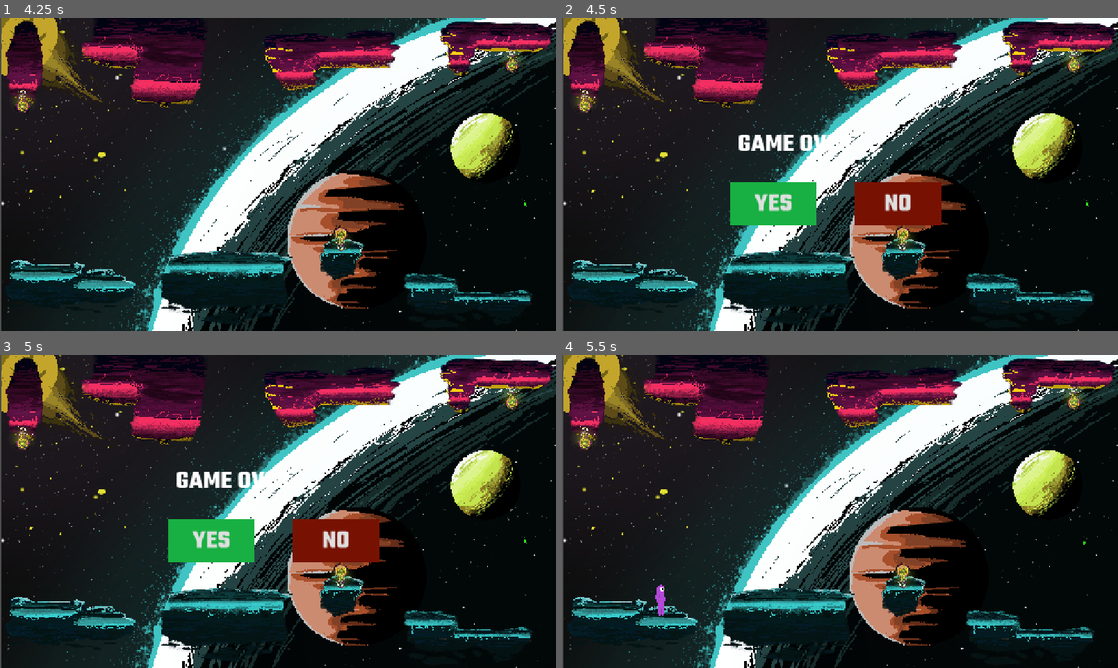
Above: before the commit, frames 1-4 (two rows, left to right).
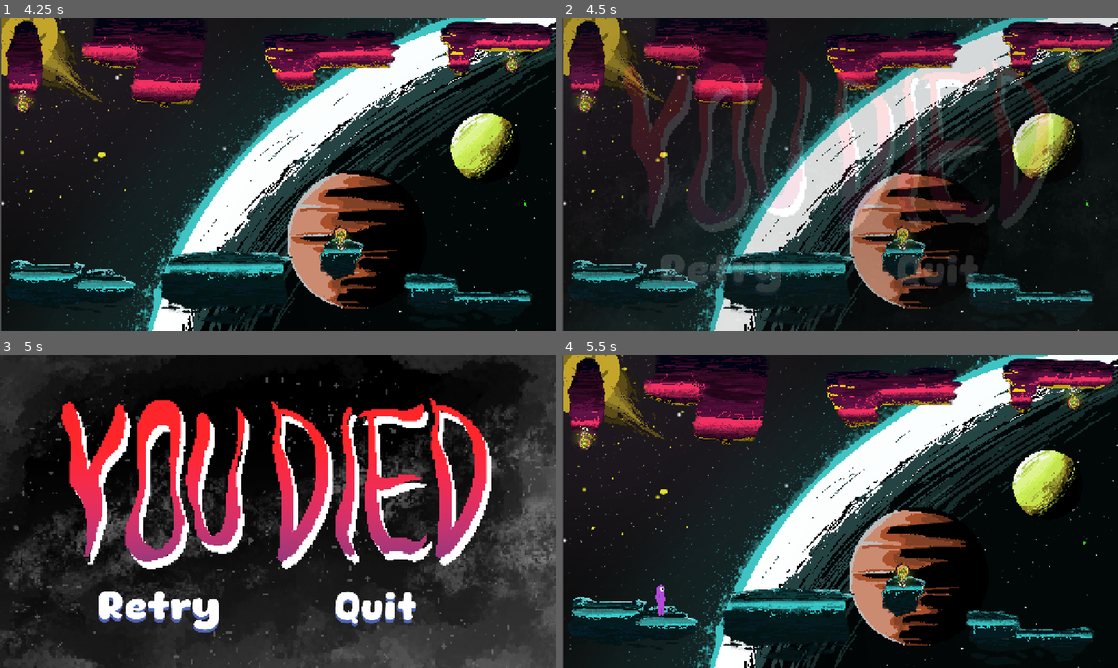
Above: after the commit, the same moments.

Repository: SullKanaeru/space-platform-game
Game: Godot game, scene res://scenes/main.tscn
Same seed, same stepped clock (60 frames per second), same inputs: the game is played once before the commit and once after it.
Inputs (mouse positions are in pixels of both pictures, inside the frame that each line leads up to; where the layout moved, square brackets give the same spot in the first picture):
- Up to frame 1 (4.25 s): hold D (right) 0.53-2.03 s; tap Space (jump) at 0.77, 1.52, 3.02, 3.77 s; hold A (left) 2.03-2.78 s; hold D (right) from 2.78 s (still down)
- Up to frame 2 (4.5 s): tap Enter at 4.25 s; release D (right) at 4.28 s; hold A (left) from 4.28 s (still down)
- Up to frame 3 (5 s): keep holding A (left); tap Space (jump) at 4.52 s
- Up to frame 4 (5.5 s): release A (left) at 5 s; click (723, 611) [773, 539] at 5 s

Frame 1 is identical in both runs. In frame 2, 28% of the frame differs, in the area x 0-100%, y 0-100%; in frame 3, 76%; in frame 4, nothing differs.

Commit message:
feat: add game over scene

Diff:
--- a/scenes/game_over.tscn
+++ b/scenes/game_over.tscn
@@ -1,16 +1,49 @@
-[gd_scene load_steps=5 format=3 uid="uid://durd5spbiqv0u"]
+[gd_scene load_steps=14 format=3 uid="uid://durd5spbiqv0u"]
 
 [ext_resource type="Script" uid="uid://c15xj2ich7trn" path="res://scripts/game_over.gd" id="1_wqhvx"]
 [ext_resource type="FontFile" uid="uid://01w02tccay0c" path="res://assets/fonts/Square-Black.ttf" id="1_xeevv"]
+[ext_resource type="Texture2D" uid="uid://dntwhfh2gpamu" path="res://assets/images/Game Over/You DieD Wallpaper 2.png" id="2_irg28"]
+[ext_resource type="Texture2D" uid="uid://clwwrby3xymjp" path="res://assets/images/Game Over/retry.png" id="4_2jtsn"]
+[ext_resource type="Texture2D" uid="uid://dqydtff8t0n3x" path="res://assets/images/Game Over/retry pressed.png" id="5_8bugq"]
+[ext_resource type="Texture2D" uid="uid://ccxajh1dtw2at" path="res://assets/images/Game Over/quit.png" id="6_wawo4"]
+[ext_resource type="Texture2D" uid="uid://bauc4fj13vmbv" path="res://assets/images/Game Over/quit pressed.png" id="7_56v3a"]
 
-[sub_resource type="StyleBoxFlat" id="StyleBoxFlat_wqhvx"]
-bg_color = Color(0.09411765, 0.6901961, 0.25882354, 1)
+[sub_resource type="StyleBoxTexture" id="StyleBoxTexture_o57t2"]
+texture = ExtResource("4_2jtsn")
 
-[sub_resource type="StyleBoxFlat" id="StyleBoxFlat_tbwuq"]
-bg_color = Color(0.46854466, 0.07043033, 0.0117309075, 1)
+[sub_resource type="StyleBoxTexture" id="StyleBoxTexture_uq3qu"]
+texture = ExtResource("4_2jtsn")
+
+[sub_resource type="StyleBoxTexture" id="StyleBoxTexture_irg28"]
+texture = ExtResource("5_8bugq")
+
+[sub_resource type="StyleBoxTexture" id="StyleBoxTexture_0p6qk"]
+texture = ExtResource("6_wawo4")
+
+[sub_resource type="StyleBoxTexture" id="StyleBoxTexture_s4bmq"]
+texture = ExtResource("6_wawo4")
+
+[sub_resource type="StyleBoxTexture" id="StyleBoxTexture_2jtsn"]
+texture = ExtResource("7_56v3a")
 
 [node name="Node2D" type="Node2D"]
+process_mode = 2
 script = ExtResource("1_wqhvx")
+
+[node name="ColorRect" type="ColorRect" parent="."]
+anchors_preset = 15
+anchor_right = 1.0
+anchor_bottom = 1.0
+grow_horizontal = 2
+grow_vertical = 2
+mouse_filter = 2
+color = Color(0.005830113, 0.006650711, 0.004254057, 1)
+
+[node name="TextureRect" type="TextureRect" parent="."]
+offset_right = 1280.0
+offset_bottom = 720.0
+texture = ExtResource("2_irg28")
+expand_mode = 1
 
 [node name="yes_button" type="Button" parent="."]
 process_mode = 2
@@ -19,16 +52,19 @@
 anchor_top = 0.5
 anchor_right = 0.5
 anchor_bottom = 0.5
-offset_left = 387.0
-offset_top = 378.0
-offset_right = 587.0
-offset_bottom = 478.0
+offset_left = 224.0
+offset_top = 544.0
+offset_right = 510.85718
+offset_bottom = 640.0
 grow_horizontal = 2
 grow_vertical = 2
 theme_override_fonts/font = ExtResource("1_xeevv")
 theme_override_font_sizes/font_size = 60
-theme_override_styles/normal = SubResource("StyleBoxFlat_wqhvx")
-text = "YES"
+theme_override_styles/normal = SubResource("StyleBoxTexture_o57t2")
+theme_override_styles/pressed = SubResource("StyleBoxTexture_uq3qu")
+theme_override_styles/hover = SubResource("StyleBoxTexture_irg28")
+text = "
+"
 
 [node name="no_button" type="Button" parent="."]
 process_mode = 2
@@ -37,29 +73,19 @@
 anchor_top = 0.5
 anchor_right = 0.5
 anchor_bottom = 0.5
-offset_left = 674.0
-offset_top = 378.0
-offset_right = 874.0
-offset_bottom = 478.0
+offset_left = 768.0
+offset_top = 544.0
+offset_right = 960.0
+offset_bottom = 640.0
 grow_horizontal = 2
 grow_vertical = 2
 theme_override_fonts/font = ExtResource("1_xeevv")
 theme_override_font_sizes/font_size = 60
-theme_override_styles/normal = SubResource("StyleBoxFlat_tbwuq")
-text = "NO"
+theme_override_styles/normal = SubResource("StyleBoxTexture_0p6qk")
+theme_override_styles/pressed = SubResource("StyleBoxTexture_s4bmq")
+theme_override_styles/hover = SubResource("StyleBoxTexture_2jtsn")
 
-[node name="Label" type="Label" parent="."]
-anchors_preset = 8
-anchor_left = 0.5
-anchor_top = 0.5
-anchor_right = 0.5
-anchor_bottom = 0.5
-offset_left = 404.5
-offset_top = 261.0
-offset_right = 875.5
-offset_bottom = 321.0
-grow_horizontal = 2
-grow_vertical = 2
-theme_override_fonts/font = ExtResource("1_xeevv")
-theme_override_font_sizes/font_size = 60
-text = "RESTART THE GAME?"
+[node name="TextureButton" type="TextureButton" parent="."]
+texture_filter = 1
+offset_right = 40.0
+offset_bottom = 40.0
--- a/scenes/main.tscn
+++ b/scenes/main.tscn
@@ -1,8 +1,9 @@
-[gd_scene load_steps=4 format=3 uid="uid://xbruc0cchieb"]
+[gd_scene load_steps=5 format=3 uid="uid://xbruc0cchieb"]
 
 [ext_resource type="Script" uid="uid://cpbhg1tmq6sf" path="res://scripts/main.gd" id="1_0wfyh"]
 [ext_resource type="PackedScene" uid="uid://cbl8lno4mluj8" path="res://levels/level_a_1.tscn" id="3_jyhfs"]
 [ext_resource type="PackedScene" uid="uid://durd5spbiqv0u" path="res://scenes/game_over.tscn" id="3_sugp2"]
+[ext_resource type="AudioStream" uid="uid://bbsq144fn0e7s" path="res://assets/sounds/sfx_kalah.wav" id="4_jyhfs"]
 
 [node name="Main" type="Node2D"]
 script = ExtResource("1_0wfyh")
@@ -10,3 +11,6 @@
 [node name="LevelRoot" parent="." instance=ExtResource("3_jyhfs")]
 
 [node name="GameOver" parent="." instance=ExtResource("3_sugp2")]
+
+[node name="GameOverSound" type="AudioStreamPlayer" parent="."]
+stream = ExtResource("4_jyhfs")
--- a/scripts/main.gd
+++ b/scripts/main.gd
@@ -1,37 +1,54 @@
 extends Node2D
+
+# Referensi ke node suara kalah
+@onready var game_over_sound = $GameOverSound
 
 func _ready() -> void:
 	new_game()
 
-	# 1. Setup Player Signal (Mati)
+	# Setup signal Player & Level (sama seperti sebelumnya)
 	var player = $LevelRoot/Player
 	if player:
 		player.player_has_died.connect(game_over)
 
-	# 2. BARU: Setup Level Signal (Menang/Selesai)
 	var level = $LevelRoot
 	if level:
-		# Hubungkan signal 'level_finished' dari script level.gd ke fungsi 'game_win'
 		level.level_finished.connect(game_win)
 
 func new_game() -> void:
 	$GameOver.hide()
+	$GameOver.modulate.a = 1.0
 	get_tree().paused = false
 
+func trigger_game_over_sequence(title_text: String):
+	if $GameOver/Label:
+		$GameOver/Label.text = title_text
+
+	var game_over_ui = $GameOver
+	game_over_ui.modulate.a = 0.0
+	game_over_ui.show()
+
+	var tween = create_tween()
+	tween.set_pause_mode(Tween.TWEEN_PAUSE_PROCESS)
+
+	get_tree().paused = true
+
+	tween.tween_property(game_over_ui, "modulate:a", 1.0, 0.1).set_trans(Tween.TRANS_SINE)
+
+# --- FUNGSI KALAH (Diupdate) ---
 func game_over() -> void:
-	$GameOver.show()
-	# Opsional: Ubah teks label jadi "Game Over" (kalau sebelumnya diubah)
-	if $GameOver/Label: $GameOver/Label.text = "GAME OVER"
+	# 1. Mainkan suara kalah
+	game_over_sound.play()
 
-# 3. BARU: Fungsi saat menang
+	# 2. Opsional: Matikan musik level pelan-pelan (Panggil fungsi di LevelRoot)
+	# Pastikan script LevelRoot punya fungsi 'stop_bgm_fade_out' yang kita buat sebelumnya
+	if $LevelRoot.has_method("stop_bgm_fade_out"):
+		$LevelRoot.stop_bgm_fade_out()
+
+	# 3. Jalankan urutan UI
+	trigger_game_over_sequence("GAME OVER")
+
+# --- FUNGSI MENANG ---
 func game_win() -> void:
-	# Tampilkan menu yang sama (GameOver UI)
-	$GameOver.show()
-
-	# Opsional: Ubah teksnya biar beda dikit (misal: "LEVEL CLEARED!")
-	# Pastikan kamu punya node Label di dalam scene GameOver
-	if $GameOver/Label:
-		$GameOver/Label.text = "YOU WIN!"
-
-	# Pause game
-	get_tree().paused = true
+	# Kalau mau ada suara menang, bisa ditambah di sini juga logika serupa
+	trigger_game_over_sequence("YOU WIN!")
Binary file added: assets/images/Game Over/You DieD Wallpaper 2.png
Not shown, added: assets/images/Game Over/You DieD Wallpaper 2.png.import
Binary file added: assets/images/Game Over/quit pressed.png
Not shown, added: assets/images/Game Over/quit pressed.png.import
Binary file added: assets/images/Game Over/quit.png
Not shown, added: assets/images/Game Over/quit.png.import
Binary file added: assets/images/Game Over/retry pressed.png
Not shown, added: assets/images/Game Over/retry pressed.png.import
Binary file added: assets/images/Game Over/retry.png
Not shown, added: assets/images/Game Over/retry.png.import
Not shown, added: assets/sounds/sfx_kalah.wav.import
Not shown, added: assets/sounds/sfx_kalah.wav
